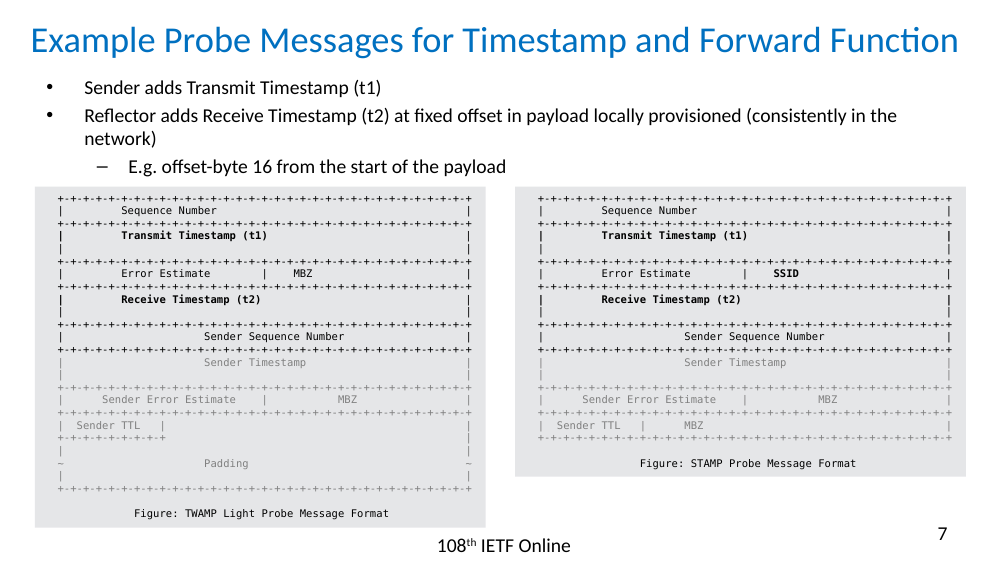
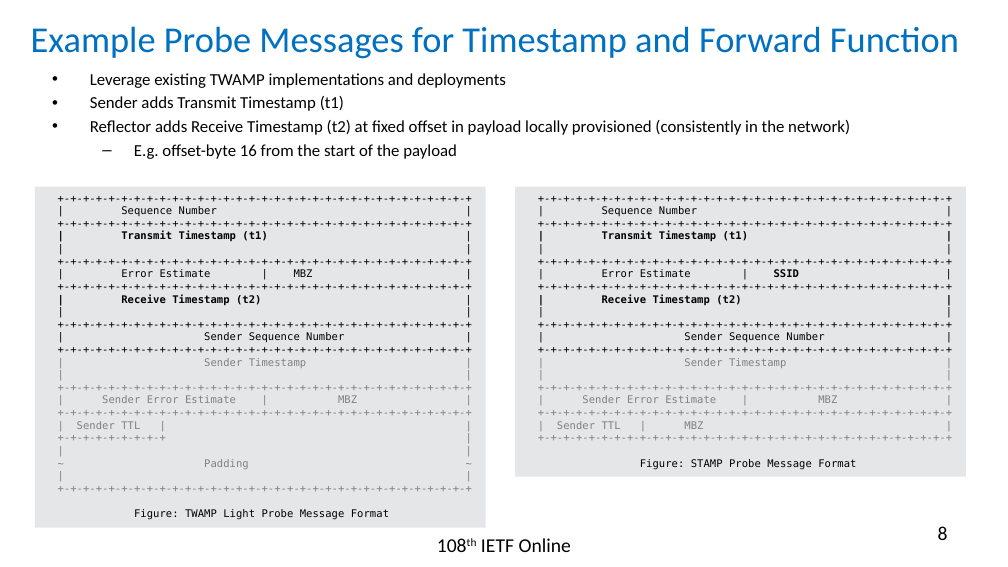
Before and after one commit to rakgandhi/ietf-slides, a slide deck: slide 8 of draft-gandhi-spring-sr-enhanced-plm-02.pptx (slide 7 before the commit). Drawn at 1008x567 pixels with LibreOffice and Linux fonts; fonts in the diff are those of the drawing. Boxes give left, top, right and bottom in pixels: in the first picture for what was removed or moved away, otherwise in the second. Text is boxed around its words. In the diff, an @@ line names an element or a change of style, - is before the commit and + after.

```diff
--- a/draft-gandhi-spring-sr-enhanced-plm-02.pptx
+++ b/draft-gandhi-spring-sr-enhanced-plm-02.pptx
@@ text at bbox=[90, 73, 506, 88]: paragraph added @@
+• Leverage existing TWAMP implementations and deployments
@@ text at bbox=[90, 96, 850, 159]: size 14 to 12 pt in "Sender adds Transmit Timestamp (t1)", "Reflector adds Receive Timestamp (t2) at fixed ...", "E.g. offset-byte 16 from the start of ..." @@
@@ page number at bbox=[938, 526, 948, 540]: text changed @@
-7
+8
```
Also in this commit, not shown: 2 other slides changed, 1 slide added, 1 other file.
